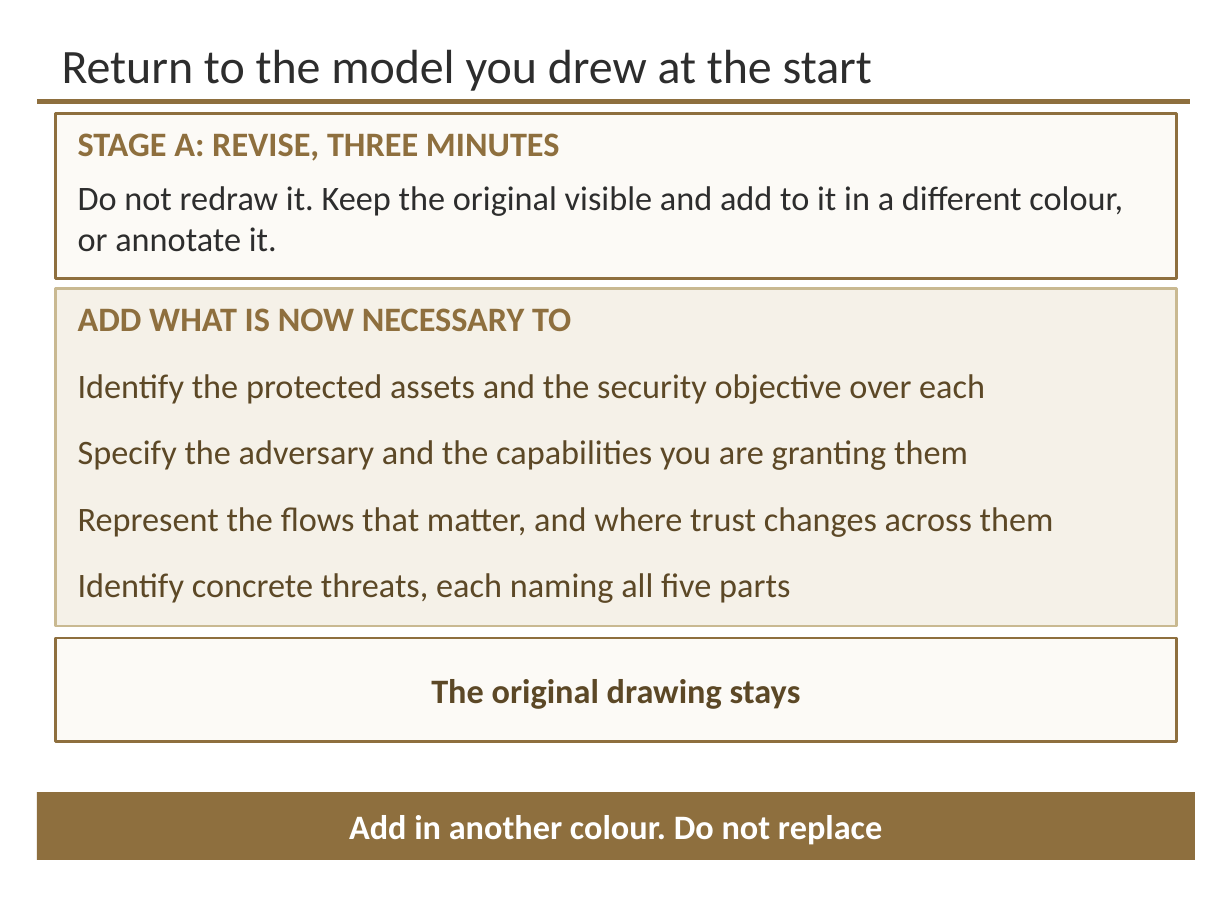
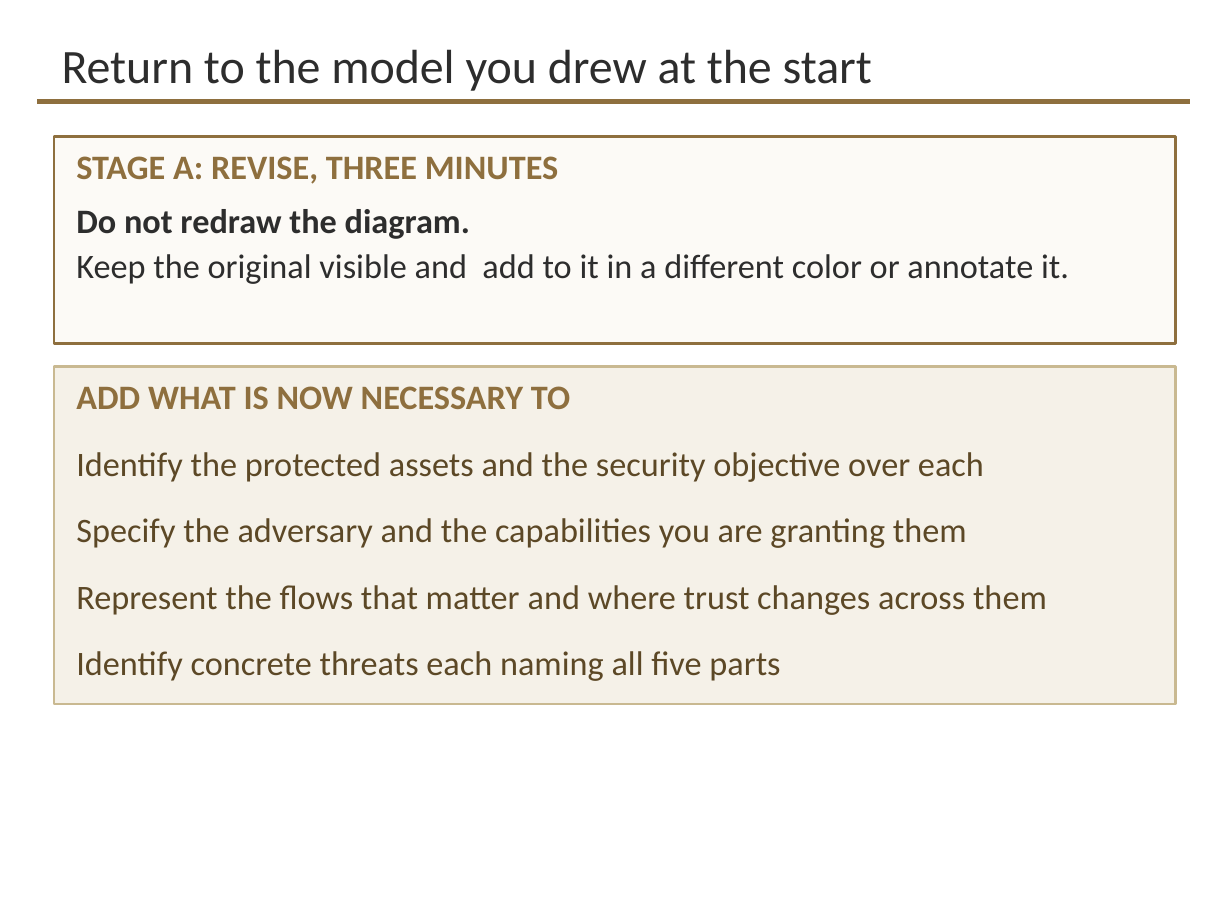
Before and after one commit to davisjam/model-based-agentic-software-engineering, a slide deck: slide 33 of course/lectures/act-3-software-in-the-world/05-security-engineering/3-5-Security-Engineering-1-Threat-Modeling.pptx. Drawn at 1232x924 pixels with LibreOffice and Linux fonts; fonts in the diff are those of the drawing; background and template pictures are left out. Boxes give left, top, right and bottom in pixels: in the first picture for what was removed or moved away, otherwise in the second. Text is boxed around its words. In the diff, an @@ line names an element or a change of style, - is before the commit and + after.

```diff
--- a/course/lectures/act-3-software-in-the-world/05-security-engineering/3-5-Security-Engineering-1-Threat-Modeling.pptx
+++ b/course/lectures/act-3-software-in-the-world/05-security-engineering/3-5-Security-Engineering-1-Threat-Modeling.pptx
@@ rectangle resized from (x1=55, y1=113, x2=1177, y2=278) to (x1=54, y1=137, x2=1175, y2=344) @@
@@ text "STAGE A: REVISE, THREE MINUTES" moved from (x1=78, y1=133, x2=560, y2=161) to (x1=76, y1=156, x2=559, y2=184) @@
@@ text at (x1=76, y1=209, x2=1069, y2=284): text changed @@
-Do not redraw it. Keep the original visible and add to it in a different colour, or annotate it.
+Do not redraw the diagram.
+Keep the original visible and add to it in a different color or annotate it.
@@ rectangle moved from (x1=55, y1=288, x2=1177, y2=626) to (x1=54, y1=366, x2=1175, y2=703) @@
@@ text "ADD WHAT IS NOW NECESSARY ..." moved from (x1=78, y1=308, x2=571, y2=331) to (x1=76, y1=386, x2=570, y2=409) @@
@@ text "Identify the protected assets and ..." moved from (x1=78, y1=374, x2=985, y2=404) to (x1=76, y1=452, x2=984, y2=482) @@
@@ text "Specify the adversary and the ..." moved from (x1=78, y1=440, x2=968, y2=470) to (x1=76, y1=518, x2=967, y2=548) @@
@@ text at (x1=76, y1=585, x2=1047, y2=615): text changed @@
-Represent the flows that matter, and where trust changes across them
+Represent the flows that matter and where trust changes across them
@@ rectangle removed at (x1=55, y1=638, x2=1177, y2=742) @@
-The original drawing stays
@@ text at (x1=76, y1=651, x2=780, y2=681): text changed @@
-Identify concrete threats, each naming all five parts
+Identify concrete threats each naming all five parts
@@ rectangle removed at (x1=37, y1=792, x2=1195, y2=860) @@
-Add in another colour. Do not replace
```
Also in this commit, not shown: 20 other slides changed, 7 slides removed.
